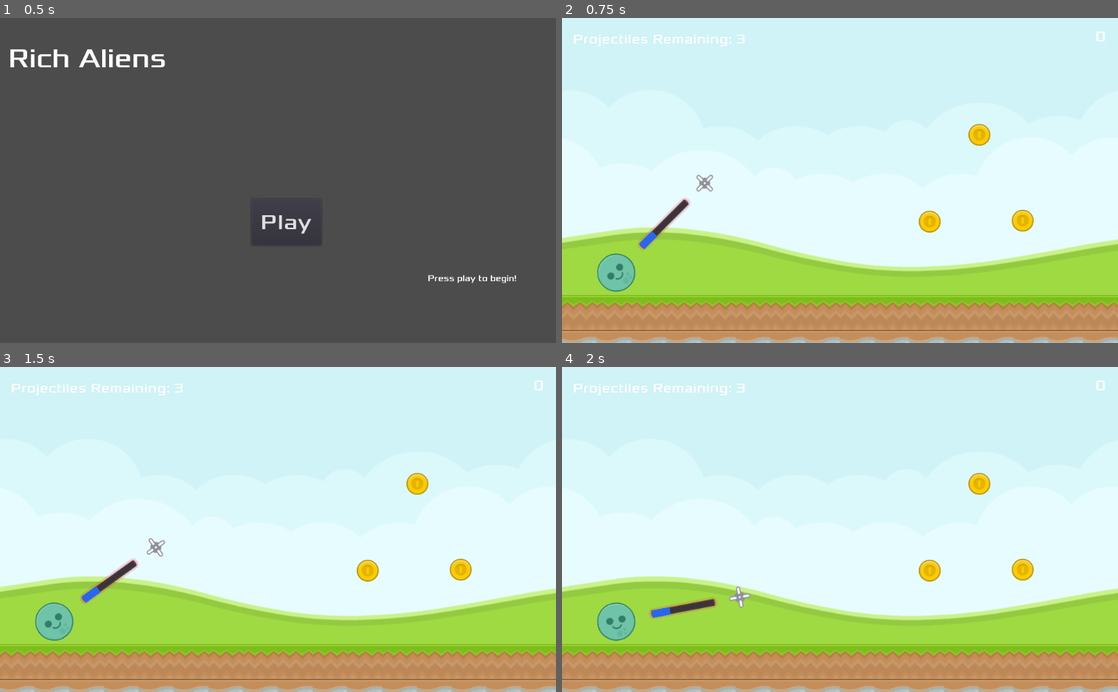
Above: before the commit, frames 1-4 (two rows, left to right).
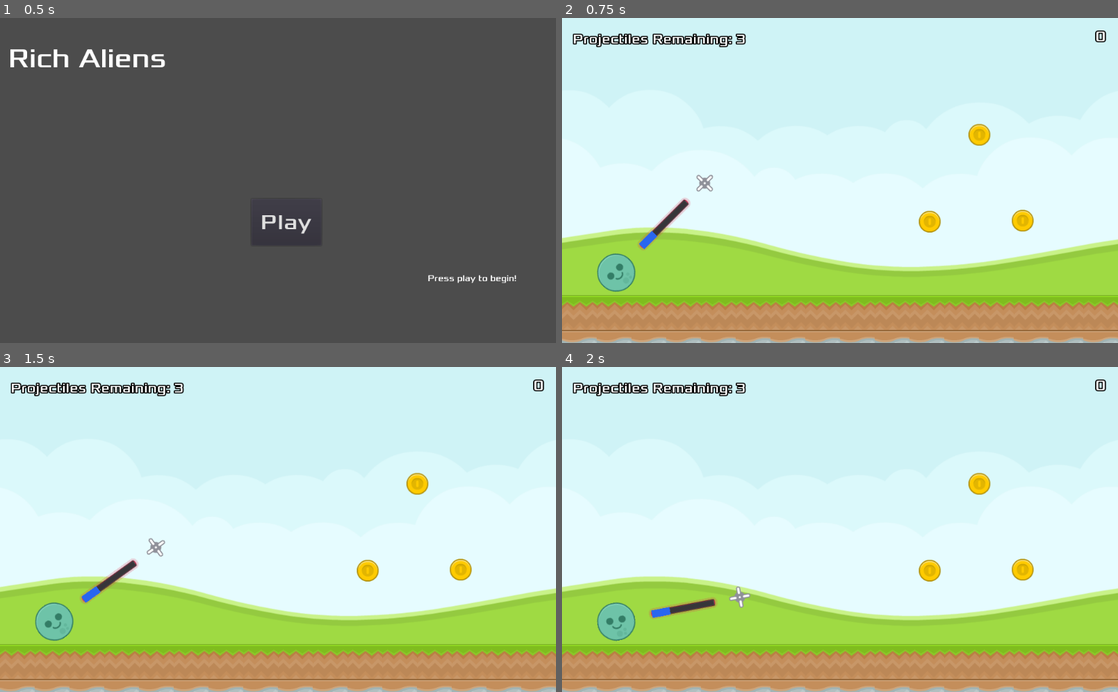
Above: after the commit, the same moments.

Repository: cpvanlue/P1-cpvanlue
Game: Godot game, scene res://src/MainMenu.tscn
Same seed, same stepped clock (60 frames per second), same inputs: the game is played once before the commit and once after it.
Inputs:
- Up to frame 1 (0.5 s): no input
- Up to frame 2 (0.75 s): click "Play" at 0.5 s
- Up to frame 3 (1.5 s): tap Enter at 1.25 s; hold Down (decrease_angle) from 1.28 s (still down)
- Up to frame 4 (2 s): keep holding Down (decrease_angle)

Frame 1 is identical in both runs. In frame 2, 0.8% of the frame differs, in the area x 1-98%, y 3-9%; in frame 3, 0.8%; in frame 4, 0.8%.

Commit message:
Add GameOver to allow user to return to main menu if desired

Diff:
--- /dev/null
+++ b/project/src/GameOver.gd
@@ -0,0 +1,6 @@
+extends Node2D
+
+var score
+
+func _on_Button_pressed():
+	var _ignored = get_tree().change_scene("res://src/MainMenu.tscn")
--- /dev/null
+++ b/project/src/GameOver.tscn
@@ -0,0 +1,53 @@
+[gd_scene load_steps=5 format=2]
+
+[ext_resource path="res://src/GameOver.gd" type="Script" id=1]
+[ext_resource path="res://assets/Xolonium-Regular.ttf" type="DynamicFontData" id=2]
+
+[sub_resource type="DynamicFont" id=1]
+size = 44
+outline_size = 3
+outline_color = Color( 0, 0, 0, 1 )
+font_data = ExtResource( 2 )
+
+[sub_resource type="DynamicFont" id=2]
+size = 30
+outline_size = 3
+outline_color = Color( 0, 0, 0, 1 )
+font_data = ExtResource( 2 )
+
+[node name="GameOver" type="Node2D"]
+script = ExtResource( 1 )
+
+[node name="GameOverLabel" type="Label" parent="."]
+margin_left = 381.213
+margin_top = 229.922
+margin_right = 654.213
+margin_bottom = 282.922
+custom_fonts/font = SubResource( 1 )
+text = "Game Over!"
+__meta__ = {
+"_edit_use_anchors_": true
+}
+
+[node name="ScoreLabel" type="Label" parent="."]
+margin_left = 413.645
+margin_top = 278.774
+margin_right = 522.645
+margin_bottom = 315.774
+custom_fonts/font = SubResource( 2 )
+text = "Score: "
+__meta__ = {
+"_edit_use_anchors_": false
+}
+
+[node name="Button" type="Button" parent="."]
+margin_left = 450.916
+margin_top = 343.634
+margin_right = 582.916
+margin_bottom = 381.634
+text = "Play Again?"
+__meta__ = {
+"_edit_use_anchors_": false
+}
+
+[connection signal="pressed" from="Button" to="." method="_on_Button_pressed"]
--- a/project/src/HUD.tscn
+++ b/project/src/HUD.tscn
@@ -4,10 +4,14 @@
 
 [sub_resource type="DynamicFont" id=1]
 size = 24
+outline_size = 2
+outline_color = Color( 0, 0, 0, 1 )
 font_data = ExtResource( 2 )
 
 [sub_resource type="DynamicFont" id=2]
 size = 27
+outline_size = 2
+outline_color = Color( 0, 0, 0, 1 )
 font_data = ExtResource( 2 )
 
 [sub_resource type="DynamicFont" id=3]
--- a/project/src/Level.gd
+++ b/project/src/Level.gd
@@ -39,4 +39,6 @@
 	destroy_ball()
 
 func game_over():
-	var _ignored = get_tree().change_scene("res://src/MainMenu.tscn")
+	var gameOver = load("res://src/GameOver.tscn").instance()
+	gameOver.get_node("ScoreLabel").text = "Score: %d" % score
+	call_deferred("add_child", gameOver)
